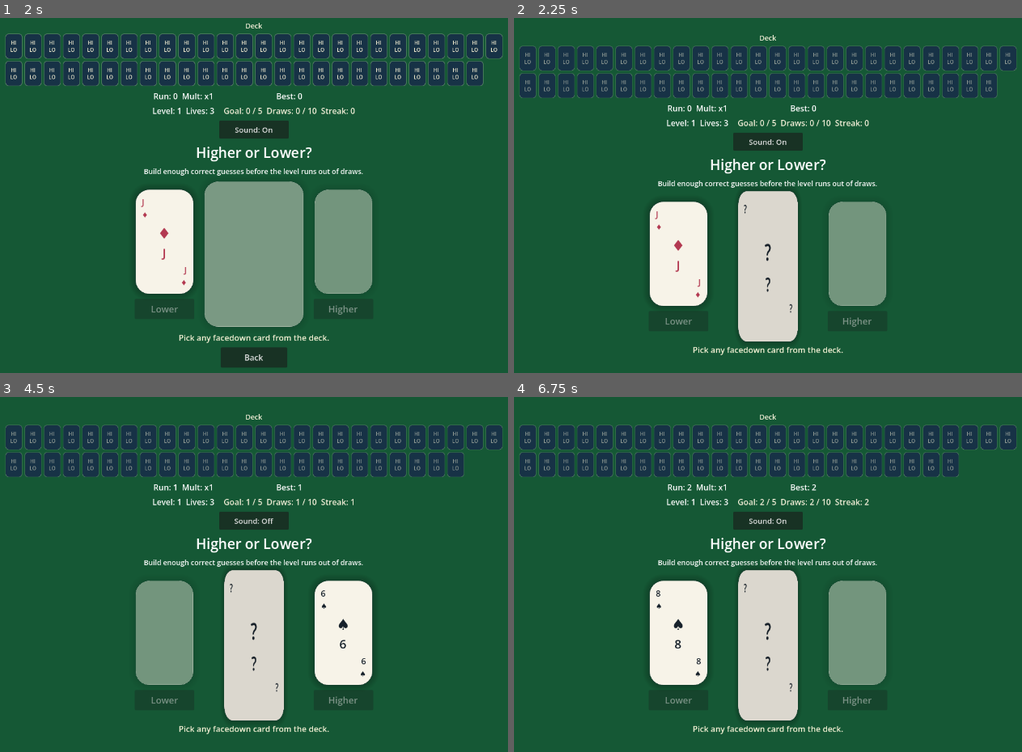
Above: before the commit, frames 1-4 (two rows, left to right).
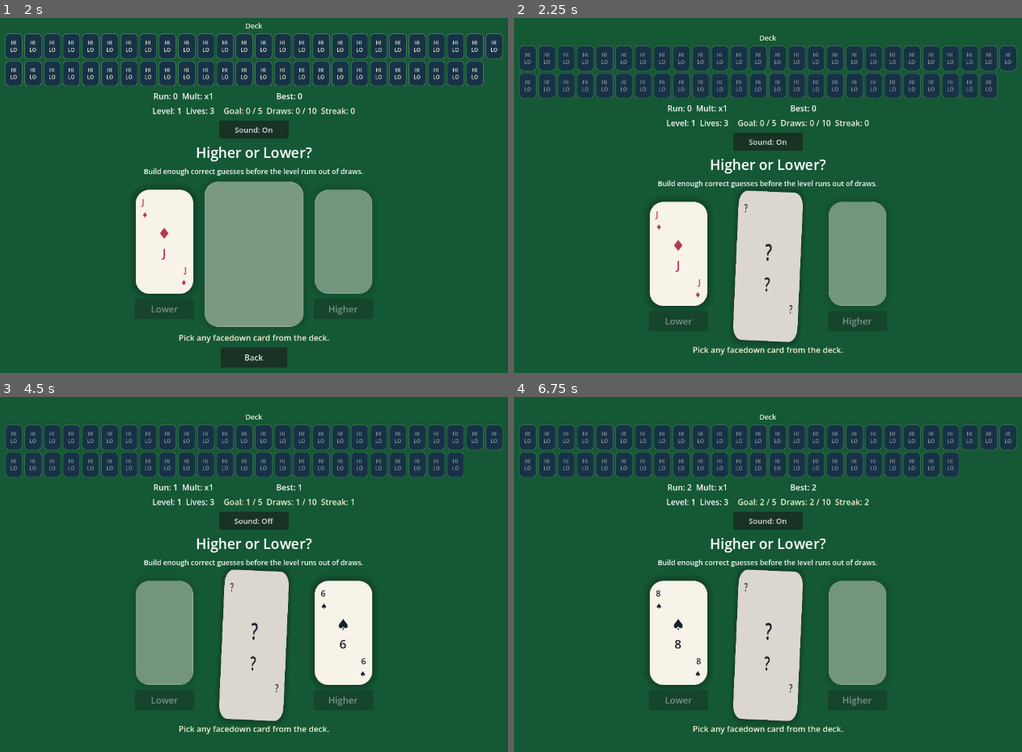
Above: after the commit, the same moments.

Repository: Vasile70Tanasa/hi-lo-godot
Game: Godot game, scene res://scenes/main.tscn
Two runs of this game, one before a commit and one after it. Both use one fixed random seed, a clock stepped at 60 frames per second and the inputs below.
Inputs:
- Up to frame 1 (2 s): click "Start Game" at 0.5 s; click "Lower" at 1.25 s
- Up to frame 2 (2.25 s): click "HI LO" at 2 s
- Up to frame 3 (4.5 s): click "Sound: On" at 2.75 s; click "Higher" at 3.5 s; click "HI LO" at 4.25 s
- Up to frame 4 (6.75 s): click "Sound: Off" at 5 s; click "Lower" at 5.75 s; click "HI LO" at 6.5 s

Frame 1 is identical in both runs. In frame 2, 0.5% of the frame differs, in the area x 43-57%, y 48-92%; in frame 3, 0.5%; in frame 4, 0.5%.

Commit message:
Add tie bet mechanic and triple tie jackpot
Equal cards now trigger a dramatic bet: player chooses Higher/Lower
before picking from the deck. Correct bet gives double bonus points,
wrong bet resets streak and costs a draw. Three consecutive equal cards
trigger an instant +15 point jackpot.

Co-Authored-By: Claude Sonnet 4.6 <noreply@anthropic.com>

Diff:
--- a/scripts/game_state.gd
+++ b/scripts/game_state.gd
@@ -33,6 +33,7 @@
 var draws_used: int = 0
 var current_streak: int = 0
 var precision_chain: int = 0
+var consecutive_ties: int = 0
 var active_bonus_draws: int = 0
 var reward_choice_pending: bool = false
 
@@ -177,7 +178,39 @@
 	draws_used += 1
 	current_streak = 0
 	precision_chain = 0
+	consecutive_ties += 1
 	return _evaluate_attempt(true, 0)
+
+func resolve_tie_bet_correct() -> Dictionary:
+	var multiplier: int = get_streak_multiplier()
+	var bonus: int = multiplier * 2
+	run_score += bonus
+	level_score += bonus
+	current_streak = 0
+	precision_chain = 0
+	consecutive_ties = 0
+	return _evaluate_attempt(true, bonus)
+
+func resolve_tie_bet_wrong() -> Dictionary:
+	current_streak = 0
+	precision_chain = 0
+	consecutive_ties = 0
+	draws_used += 1
+	return _evaluate_attempt(true, 0)
+
+func resolve_triple_tie() -> Dictionary:
+	var jackpot: int = 15
+	run_score += jackpot
+	level_score += jackpot
+	current_streak = 0
+	precision_chain = 0
+	consecutive_ties = 0
+	return _evaluate_attempt(true, jackpot)
+
+func pop_consecutive_ties() -> int:
+	var count: int = consecutive_ties
+	consecutive_ties = 0
+	return count
 
 func _evaluate_attempt(was_tie: bool, awarded_points: int) -> Dictionary:
 	var result: Dictionary = {
@@ -260,3 +293,4 @@
 	draws_used = 0
 	current_streak = 0
 	precision_chain = 0
+	consecutive_ties = 0
--- a/scripts/main.gd
+++ b/scripts/main.gd
@@ -23,6 +23,8 @@
 var pending_guess_higher: bool = false
 var remaining_deck_revealed: bool = false
 var remaining_deck_reveal_in_progress: bool = false
+var awaiting_tie_bet: bool = false
+var pending_tie_bet: bool = false
 var deck_reveal_generation: int = 0
 var pending_level_intro_message: String = ""
 var pending_level_outcome: Dictionary = {}
@@ -123,6 +125,7 @@
 	round_active = true
 	input_locked = false
 	awaiting_deck_pick = false
+	awaiting_tie_bet = false
 	pending_guess_higher = false
 	remaining_deck_revealed = false
 	remaining_deck_reveal_in_progress = false
@@ -176,7 +179,7 @@
 		score_label.text = "Run: %d  Mult: x%d" % [run_score, active_multiplier]
 	high_score_label.text = "Best: %d" % high_score
 	var bonus_draws: int = 0 if game_state == null else game_state.get_active_bonus_draws()
-	var cards_left: int = _get_cards_left_for_display()
+	var _cards_left: int = _get_cards_left_for_display()
 	if game_state == null:
 		remaining_label.text = "Level: 1  Lives: %d" % GameState.DEFAULT_LIVES
 		streak_label.text = "Goal: 0 / 5  Draws: 0 / 10"
@@ -451,11 +454,14 @@
 		return false
 	deck_button.pivot_offset = deck_button.custom_minimum_size / 2.0
 	deck_button.scale = Vector2.ONE
+	deck_button.rotation = 0.0
 	var close_tween: Tween = create_tween()
 	close_tween.bind_node(deck_button)
 	close_tween.set_trans(Tween.TRANS_CUBIC)
 	close_tween.set_ease(Tween.EASE_IN)
-	close_tween.tween_property(deck_button, "scale", Vector2(0.08, 1.04), 0.05)
+	close_tween.set_parallel(true)
+	close_tween.tween_property(deck_button, "scale", Vector2(0.05, 1.07), 0.05)
+	close_tween.tween_property(deck_button, "rotation", -0.08, 0.05)
 	await close_tween.finished
 	if not is_instance_valid(deck_button) or _is_deck_reveal_cancelled(generation):
 		return false
@@ -466,7 +472,9 @@
 	open_tween.bind_node(deck_button)
 	open_tween.set_trans(Tween.TRANS_BACK)
 	open_tween.set_ease(Tween.EASE_OUT)
-	open_tween.tween_property(deck_button, "scale", Vector2(1.08, 0.98), 0.08)
+	open_tween.set_parallel(true)
+	open_tween.tween_property(deck_button, "scale", Vector2(1.12, 0.97), 0.08)
+	open_tween.tween_property(deck_button, "rotation", 0.06, 0.08)
 	await open_tween.finished
 	if not is_instance_valid(deck_button) or _is_deck_reveal_cancelled(generation):
 		return false
@@ -475,7 +483,9 @@
 	settle_tween.bind_node(deck_button)
 	settle_tween.set_trans(Tween.TRANS_SINE)
 	settle_tween.set_ease(Tween.EASE_OUT)
+	settle_tween.set_parallel(true)
 	settle_tween.tween_property(deck_button, "scale", Vector2.ONE, 0.04)
+	settle_tween.tween_property(deck_button, "rotation", 0.0, 0.04)
 	return true
 
 func _is_deck_reveal_cancelled(generation: int) -> bool:
@@ -679,6 +689,16 @@
 func guess(player_said_higher: bool) -> void:
 	if not round_active or input_locked or awaiting_deck_pick:
 		return
+	if awaiting_tie_bet:
+		awaiting_tie_bet = false
+		pending_tie_bet = true
+		pending_guess_higher = player_said_higher
+		_set_guess_buttons_enabled(false)
+		_show_choice_preview(player_said_higher, current_card)
+		_apply_empty_center_slot()
+		_set_result_text("Pick a card from the deck.", RESULT_NEUTRAL)
+		_set_deck_pick_enabled(true)
+		return
 	if deck.is_empty():
 		_finish_run("The deck ran out unexpectedly. Final run: %d" % _get_run_score(), false)
 		return
@@ -718,6 +738,11 @@
 	current_card = next_card
 	_update_status_labels()
 	var comparison_text: String = "%s after %s." % [Deck.card_text(next_card), Deck.card_text(previous_card)]
+
+	if pending_tie_bet:
+		pending_tie_bet = false
+		await _resolve_tie_bet(pending_guess_higher, previous_value, next_card, next_value)
+		return
 
 	if next_value == previous_value:
 		await _handle_tie(next_card)
@@ -774,28 +799,86 @@
 		_set_guess_buttons_enabled(true)
 
 func _handle_tie(tie_card: Dictionary) -> void:
+	var consecutive: int = game_state.consecutive_ties
 	var tie_outcome: Dictionary = game_state.resolve_tie()
 	_update_status_labels()
-	_set_result_text("Tie on %s. Both cards are discarded." % Deck.card_text(tie_card), RESULT_NEUTRAL)
+
+	# Triple tie - jackpot instant
+	if consecutive >= 2:
+		var jackpot_outcome: Dictionary = game_state.resolve_triple_tie()
+		_update_high_score()
+		_update_status_labels()
+		_play_success_sound()
+		_set_result_text("TRIPLE TIE! JACKPOT! +15 points!", RESULT_WIN)
+		_emit_streak_particles()
+		await get_tree().create_timer(1.5).timeout
+		if await _handle_level_outcome(jackpot_outcome):
+			return
+		_deal_new_card_after_tie()
+		return
+
 	if await _handle_level_outcome(tie_outcome):
 		return
-	await get_tree().create_timer(0.45).timeout
 
 	if deck.is_empty():
-		_finish_run("The deck ran out unexpectedly. Final run: %d" % _get_run_score(), false)
-		return
-
-	var new_current_card: Dictionary = deck.draw()
+		_finish_run("The deck ran out. Final run: %d" % _get_run_score(), false)
+		return
+
+	# Dramatic equal bet
+	_play_fail_sound()
+	_set_result_text("TIE! Both cards are %s. Bet: will the next card be Higher or Lower?" % Deck.card_text(tie_card), RESULT_WIN)
+	await get_tree().create_timer(0.4).timeout
+	input_locked = false
+	_set_guess_buttons_enabled(true)
+	awaiting_tie_bet = true
+
+func _resolve_tie_bet(player_said_higher: bool, bet_card_value: int, _next_card: Dictionary, next_value: int) -> void:
+	if next_value == bet_card_value:
+		_update_status_labels()
+		_set_result_text("Another tie! Bet again.", RESULT_NEUTRAL)
+		_reset_choice_slots()
+		input_locked = false
+		_set_guess_buttons_enabled(true)
+		awaiting_tie_bet = true
+		return
+
+	var guessed_right: bool = player_said_higher == (next_value > bet_card_value)
+	if guessed_right:
+		var outcome: Dictionary = game_state.resolve_tie_bet_correct()
+		_update_high_score()
+		_update_status_labels()
+		_play_success_sound()
+		var bonus: int = int(outcome.get("awarded_points", 2))
+		_set_result_text("Correct bet! +%d bonus points. Streak reset." % bonus, RESULT_SUCCESS)
+		_emit_streak_particles()
+		if await _handle_level_outcome(outcome):
+			return
+	else:
+		var outcome: Dictionary = game_state.resolve_tie_bet_wrong()
+		_update_status_labels()
+		_play_fail_sound()
+		_set_result_text("Wrong bet! Streak reset and -1 draw.", RESULT_FAIL)
+		if await _handle_level_outcome(outcome):
+			return
+
+	await get_tree().create_timer(0.55).timeout
+	_reset_choice_slots()
+	input_locked = false
+	_set_guess_buttons_enabled(true)
+
+func _deal_new_card_after_tie() -> void:
+	if deck.is_empty():
+		_finish_run("The deck ran out. Final run: %d" % _get_run_score(), false)
+		return
+	var new_card: Dictionary = deck.draw()
 	card_panel.visible = true
-	await _animate_card_reveal(new_current_card)
-	current_card = new_current_card
+	await _animate_card_reveal(new_card)
+	current_card = new_card
 	_update_status_labels()
-	_set_result_text("New card dealt. Pick Higher or Lower again.", RESULT_NEUTRAL)
-
+	_set_result_text("New card dealt. Pick Higher or Lower.", RESULT_NEUTRAL)
 	if deck.is_empty():
-		_finish_run("The deck ran out unexpectedly. Final run: %d" % _get_run_score(), false)
-		return
-
+		_finish_run("The deck ran out. Final run: %d" % _get_run_score(), false)
+		return
 	_reset_choice_slots()
 	input_locked = false
 	_set_guess_buttons_enabled(true)
@@ -845,6 +928,7 @@
 func _animate_card_reveal(card: Dictionary) -> void:
 	_refresh_pivots()
 	card_panel.scale = Vector2.ONE
+	card_panel.rotation = 0.0
 	card_panel.modulate = Color(1.0, 1.0, 1.0, 1.0)
 	_play_card_sound()
 
@@ -852,7 +936,8 @@
 	close_front.set_trans(Tween.TRANS_CUBIC)
 	close_front.set_ease(Tween.EASE_IN)
 	close_front.set_parallel(true)
-	close_front.tween_property(card_panel, "scale", Vector2(0.03, 1.06), 0.08)
+	close_front.tween_property(card_panel, "scale", Vector2(0.02, 1.08), 0.08)
+	close_front.tween_property(card_panel, "rotation", -0.09, 0.08)
 	close_front.tween_property(card_panel, "modulate", Color(0.82, 0.82, 0.82, 1.0), 0.08)
 	await close_front.finished
 
@@ -861,7 +946,8 @@
 	show_back.set_trans(Tween.TRANS_CUBIC)
 	show_back.set_ease(Tween.EASE_OUT)
 	show_back.set_parallel(true)
-	show_back.tween_property(card_panel, "scale", Vector2(0.72, 1.03), 0.06)
+	show_back.tween_property(card_panel, "scale", Vector2(0.78, 1.02), 0.06)
+	show_back.tween_property(card_panel, "rotation", 0.07, 0.06)
 	show_back.tween_property(card_panel, "modulate", Color(0.9, 0.9, 0.9, 1.0), 0.06)
 	await show_back.finished
 
@@ -869,7 +955,8 @@
 	hide_back.set_trans(Tween.TRANS_CUBIC)
 	hide_back.set_ease(Tween.EASE_IN)
 	hide_back.set_parallel(true)
-	hide_back.tween_property(card_panel, "scale", Vector2(0.03, 1.06), 0.06)
+	hide_back.tween_property(card_panel, "scale", Vector2(0.02, 1.08), 0.06)
+	hide_back.tween_property(card_panel, "rotation", -0.08, 0.06)
 	hide_back.tween_property(card_panel, "modulate", Color(0.82, 0.82, 0.82, 1.0), 0.06)
 	await hide_back.finished
 
@@ -878,14 +965,17 @@
 	open_front.set_trans(Tween.TRANS_BACK)
 	open_front.set_ease(Tween.EASE_OUT)
 	open_front.set_parallel(true)
-	open_front.tween_property(card_panel, "scale", Vector2(1.04, 0.98), 0.12)
+	open_front.tween_property(card_panel, "scale", Vector2(1.08, 0.97), 0.12)
+	open_front.tween_property(card_panel, "rotation", 0.08, 0.12)
 	open_front.tween_property(card_panel, "modulate", Color(1.0, 1.0, 1.0, 1.0), 0.12)
 	await open_front.finished
 
 	var settle_front: Tween = create_tween()
 	settle_front.set_trans(Tween.TRANS_SINE)
 	settle_front.set_ease(Tween.EASE_OUT)
+	settle_front.set_parallel(true)
 	settle_front.tween_property(card_panel, "scale", Vector2.ONE, 0.06)
+	settle_front.tween_property(card_panel, "rotation", 0.0, 0.06)
 	await settle_front.finished
 
 func _animate_streak() -> void:
Not shown, changed: GAME_DESIGN.md
